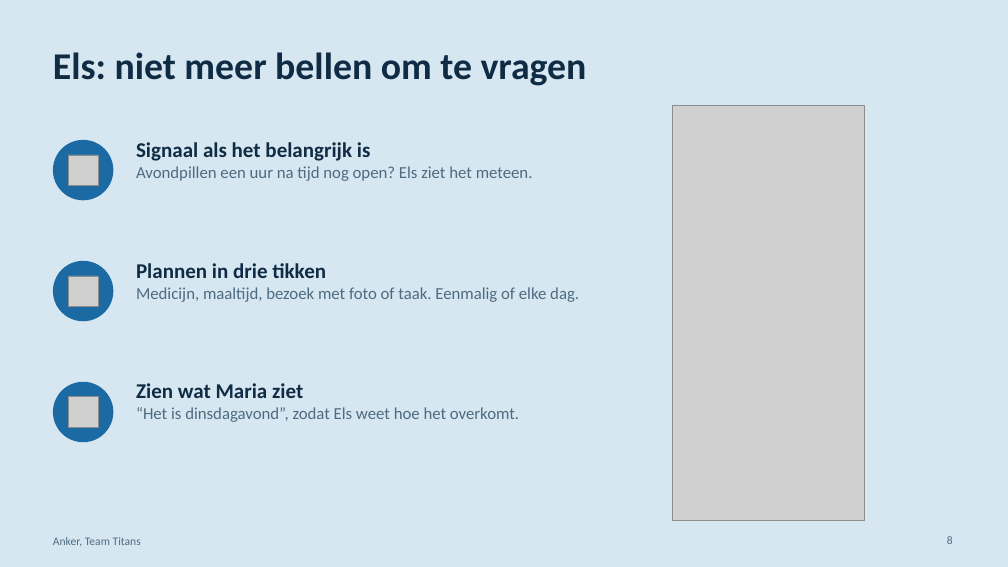
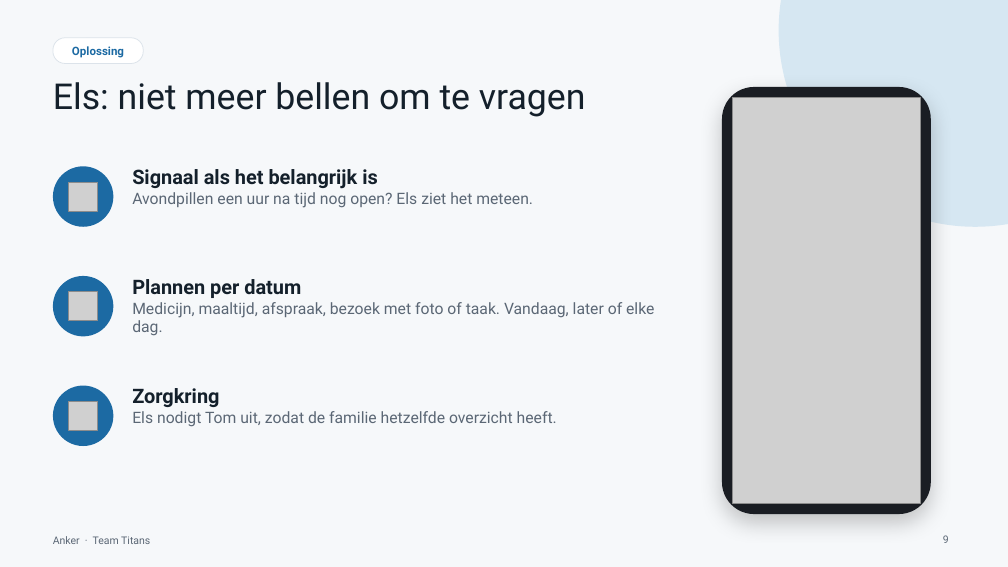
Before and after one commit to sergiuNE/Titans---Hack_The_Future, a slide deck: slide 9 of Documentation/Anker-pitch.pptx (slide 8 before the commit). Drawn at 1008x567 pixels with LibreOffice and Linux fonts; fonts in the diff are those of the drawing; grey boxes stand for pictures. Boxes give left, top, right and bottom in pixels: in the first picture for what was removed or moved away, otherwise in the second. Text is boxed around its words. In the diff, an @@ line names an element or a change of style, - is before the commit and + after.

```diff
--- a/Documentation/Anker-pitch.pptx
+++ b/Documentation/Anker-pitch.pptx
@@ background #D6E7F2 to #F6F8FA @@
@@ ellipse added at box(779, 0, 1008, 227), fill #D6E7F2 @@
@@ rounded rectangle added at box(53, 38, 144, 64), fill #FFFFFF, outline #DCE3EA 0.75 pt, 11 pt, text #1C6AA3, bold @@
+Oplossing
@@ title "Els: niet meer bellen om ...": place and size @@
-title "Els: niet meer bellen om ..." at box(53, 52, 587, 86)
+title "Els: niet meer bellen om ..." at box(53, 82, 586, 117)
@@ title "Els: niet meer bellen om ..." at box(53, 82, 586, 117): size 36 to 34 pt, font Calibri to Roboto, text colour #0F2C44 to #14202B, bold off @@
@@ rounded rectangle added at box(722, 87, 931, 514), fill #1A1D23 @@
@@ picture: place and size @@
-picture at box(673, 106, 864, 520)
+picture at box(733, 98, 920, 504)
@@ ellipse: place and size @@
-ellipse at box(53, 140, 113, 200)
+ellipse at box(53, 166, 113, 227)
@@ text "Signaal als het belangrijk is": place and size @@
-text "Signaal als het belangrijk is" at box(136, 142, 533, 181)
+text "Signaal als het belangrijk is" at box(132, 169, 533, 208)
@@ text "Signaal als het belangrijk is" at box(132, 169, 533, 208): size 20 to 19 pt, text colour #0F2C44 to #14202B in "Signaal als het belangrijk is"; font Calibri to Roboto; size 16 to 15 pt, text colour #4F6B80 to #5B6775 in "Avondpillen een uur na tijd nog open? ..." @@
@@ picture: place and size @@
-picture at box(68, 155, 98, 185)
+picture at box(69, 182, 98, 211)
@@ ellipse: place and size @@
-ellipse at box(53, 261, 113, 321)
+ellipse at box(53, 276, 113, 337)
@@ picture: place and size @@
-picture at box(68, 276, 98, 306)
+picture at box(69, 292, 98, 321)
@@ text at box(132, 279, 654, 336): text changed; size 16 to 15 pt; font Calibri to Roboto; text colour #4F6B80 to #5B6775 @@
-Plannen in drie tikken
-Medicijn, maaltijd, bezoek met foto of taak. Eenmalig of elke dag.
+Plannen per datum
+Medicijn, maaltijd, afspraak, bezoek met foto of taak. Vandaag, later of elke dag.
@@ ellipse: place and size @@
-ellipse at box(53, 382, 113, 442)
+ellipse at box(53, 386, 113, 446)
@@ text added at box(132, 388, 557, 427), 15 pt, text #5B6775 @@
+Zorgkring
+Els nodigt Tom uit, zodat de familie hetzelfde overzicht heeft.
@@ text removed at box(136, 383, 519, 422) @@
-Zien wat Maria ziet
-“Het is dinsdagavond”, zodat Els weet hoe het overkomt.
@@ picture: place and size @@
-picture at box(68, 397, 98, 427)
+picture at box(69, 402, 98, 430)
@@ text at box(53, 536, 150, 544): text changed; size 11 to 10 pt; font Calibri to Roboto; text colour #4F6B80 to #5B6775 @@
-Anker, Team Titans
+Anker · Team Titans
@@ page number added at box(943, 535, 949, 543), 10 pt, text #5B6775 @@
+9
@@ page number removed at box(947, 536, 953, 544) @@
-8
```
Also in this commit, not shown: 10 other slides changed, 3 slides added, 1 slide removed, 12 other files.
